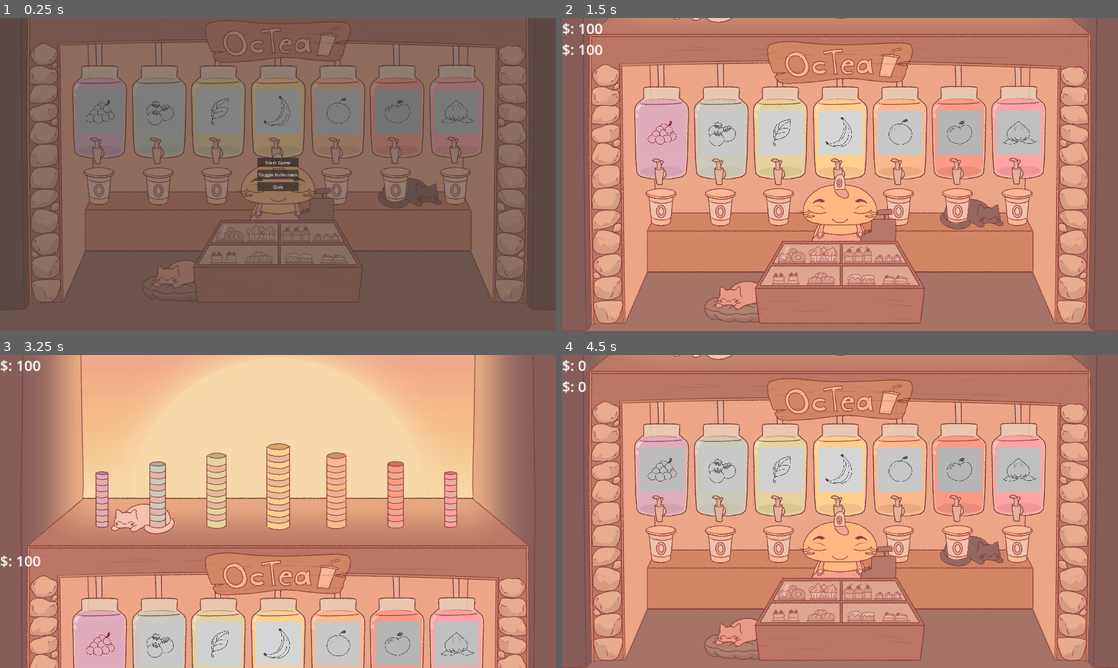
Above: before the commit, frames 1-4 (two rows, left to right).
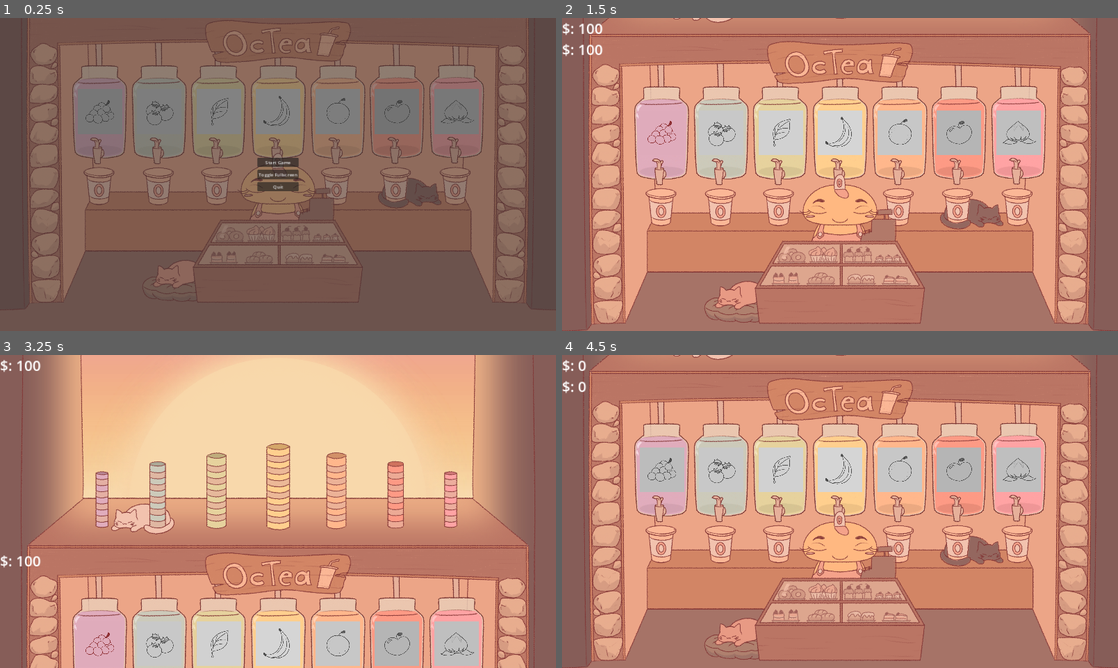
Above: after the commit, the same moments.

Repository: Spedinja/GGJ25
Game: Godot game, scene res://scenes/main_menu.tscn
Two runs of this game, one before a commit and one after it. Both use one fixed random seed, a clock stepped at 60 frames per second and the inputs below. Sound files missing from this copy of the repository are replaced by a short silence.
Inputs (mouse positions are in pixels of both pictures, inside the frame that each line leads up to):
- Up to frame 1 (0.25 s): no input
- Up to frame 2 (1.5 s): click "Start Game" at 0.5 s; click (1112, 24) at 1.25 s
- Up to frame 3 (3.25 s): click (144, 574) at 2 s; click (550, 661) at 2.75 s
- Up to frame 4 (4.5 s): click (662, 511) at 3.5 s; click (1112, 361) at 4.25 s

The runs differ from the first frame. In frame 1, 0.3% of the frame differs, in the area x 15-86%, y 22-38%; in frame 2, 0.4%; in frame 3, 0.4%, in the area x 15-86%, y 85-100%; in frame 4, 0.4%.

Commit message:
fixed button positions

Diff:
--- a/project.godot
+++ b/project.godot
@@ -32,6 +32,14 @@
 
 bubbles=""
 
+[input]
+
+UI_Menu={
+"deadzone": 0.5,
+"events": [Object(InputEventKey,"resource_local_to_scene":false,"resource_name":"","device":0,"window_id":0,"alt_pressed":false,"shift_pressed":false,"ctrl_pressed":false,"meta_pressed":false,"pressed":false,"keycode":0,"physical_keycode":4194305,"key_label":0,"unicode":0,"location":0,"echo":false,"script":null)
+]
+}
+
 [rendering]
 
 renderer/rendering_method="mobile"
--- a/scenes/main_menu.tscn
+++ b/scenes/main_menu.tscn
@@ -30,9 +30,9 @@
 anchor_top = -0.307689
 anchor_right = 9.18789
 anchor_bottom = 1.55848
-offset_left = 928.001
+offset_left = 927.002
 offset_top = 578.305
-offset_right = 1104.25
+offset_right = 1103.25
 offset_bottom = 618.31
 scale = Vector2(0.075, 0.075)
 theme_override_constants/separation = 690
--- a/scenes/player_area.tscn
+++ b/scenes/player_area.tscn
@@ -165,10 +165,10 @@
 anchor_top = 0.194162
 anchor_right = 9.68789
 anchor_bottom = 2.06033
-offset_left = -31.9993
-offset_top = 36.3046
-offset_right = 144.242
-offset_bottom = 76.3098
+offset_left = -32.9984
+offset_top = 36.305
+offset_right = 143.252
+offset_bottom = 76.3103
 scale = Vector2(0.075, 0.075)
 theme_override_constants/separation = 690
 metadata/_edit_use_anchors_ = true
--- a/scripts/music_player.gd
+++ b/scripts/music_player.gd
@@ -78,9 +78,9 @@
 
 func cross_fade(from, to):
 	var music_fade_out_tween = create_tween().set_ease(Tween.EaseType.EASE_IN_OUT).set_trans(Tween.TRANS_QUAD)
-	music_fade_out_tween.tween_property(from, "volume_db", -80,1)
+	music_fade_out_tween.tween_property(from, "volume_db", -80,2)
 	var music_fade_in_tween = create_tween().set_ease(Tween.EaseType.EASE_IN_OUT).set_trans(Tween.TRANS_QUAD)
-	music_fade_in_tween.tween_property(to, "volume_db", 0,1)
+	music_fade_in_tween.tween_property(to, "volume_db", 0,2)
 
 
 func on_bubble_popped():
